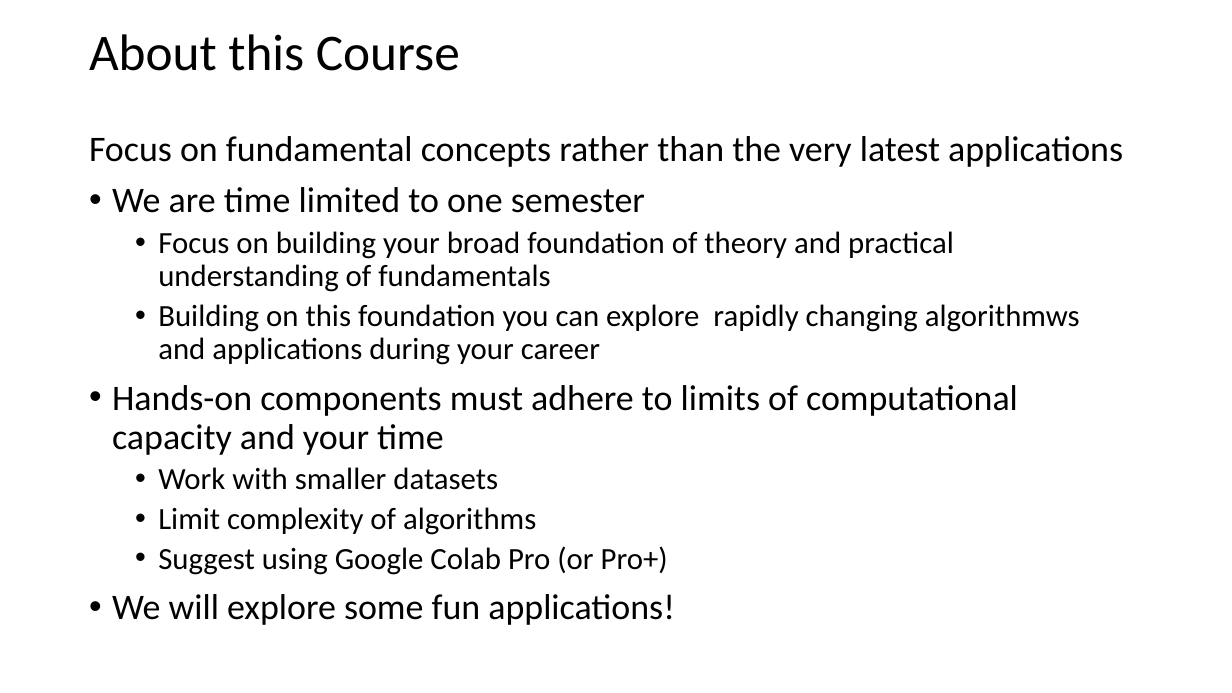
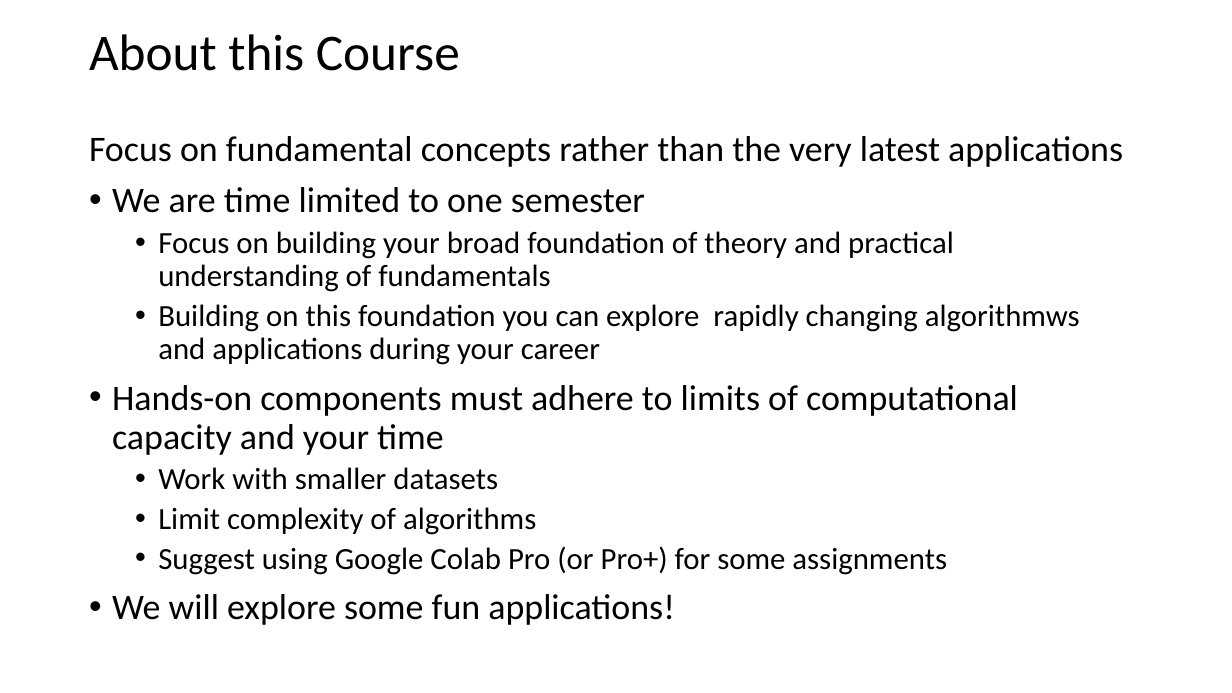
Before and after one commit to StephenElston/CSCI-E25, a slide deck: slide 10 of Slides/1_Introduction.pptx. Drawn at 1232x693 pixels with LibreOffice and Linux fonts; fonts in the diff are those of the drawing. Boxes give left, top, right and bottom in pixels: in the first picture for what was removed or moved away, otherwise in the second. Text is boxed around its words. In the diff, an @@ line names an element or a change of style, - is before the commit and + after.

Commit message:
Corrected typos noticed in lecture

```diff
--- a/Slides/1_Introduction.pptx
+++ b/Slides/1_Introduction.pptx
@@ text at box(158, 546, 947, 575): text changed @@
-  • Suggest using Google Colab Pro (or Pro+)
+  • Suggest using Google Colab Pro (or Pro+) for some assignments
```
Also in this commit, not shown: 8 other slides changed.
